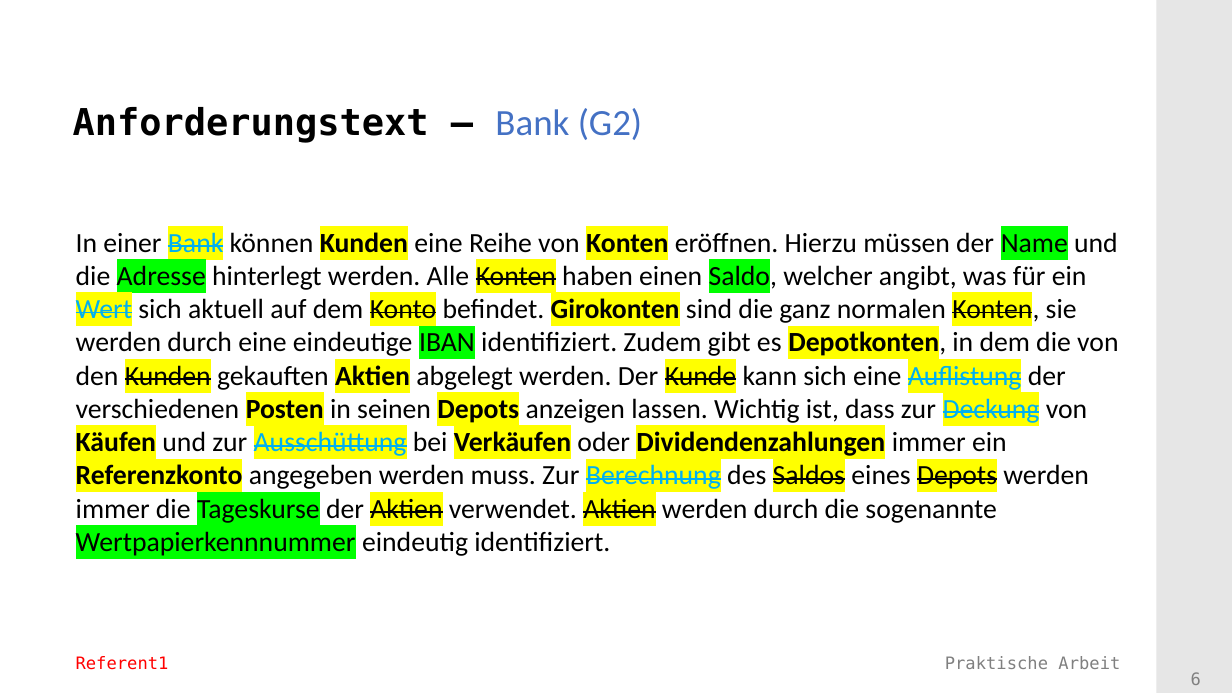
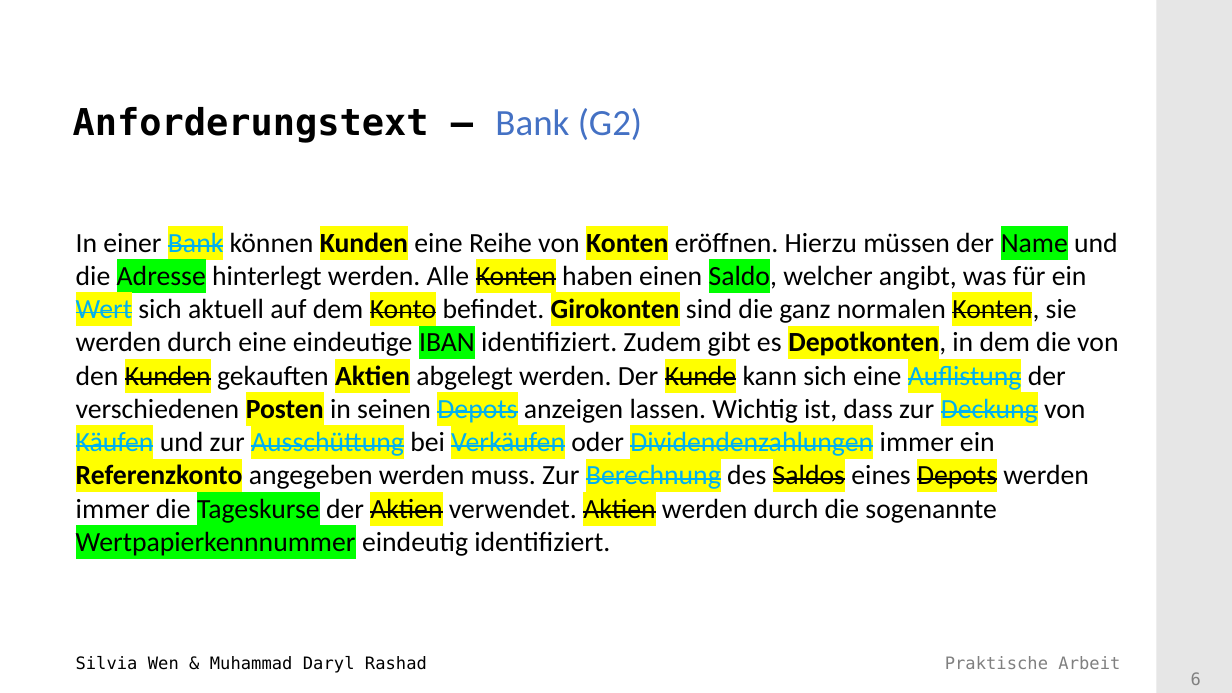
Before and after one commit to Mufasaxi/SimpleBank, a slide deck: slide 6 of Vorlage_Praesentation_2022_Subgroup_2_4_OOA.pptx. Drawn at 1232x693 pixels with LibreOffice and Linux fonts; fonts in the diff are those of the drawing; background and template pictures are left out. Boxes give left, top, right and bottom in pixels: in the first picture for what was removed or moved away, otherwise in the second. Text is boxed around its words. In the diff, an @@ line names an element or a change of style, - is before the commit and + after.

```diff
--- a/Vorlage_Praesentation_2022_Subgroup_2_4_OOA.pptx
+++ b/Vorlage_Praesentation_2022_Subgroup_2_4_OOA.pptx
@@ text "In einer Bank können Kunden ..." at (76,232,1118,556): text colour #000000 to #00B0F0, bold off, strikethrough on in "Depots Käufen Verkäufen Dividendenzahlungen" @@
@@ text at (76,656,427,673): text changed; text colour #FF0000 to #000000 @@
-Referent1
+Silvia Wen & Muhammad Daryl Rashad
```
Also in this commit, not shown: 11 other slides changed, 2 slides added, 3 other files.
